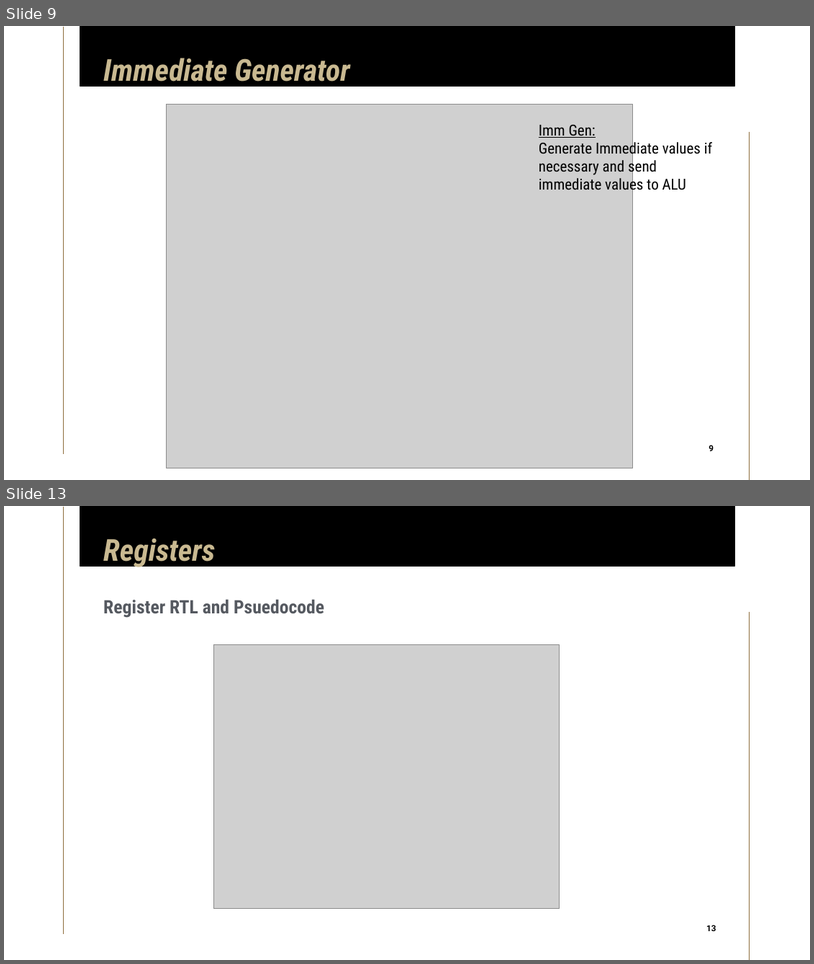
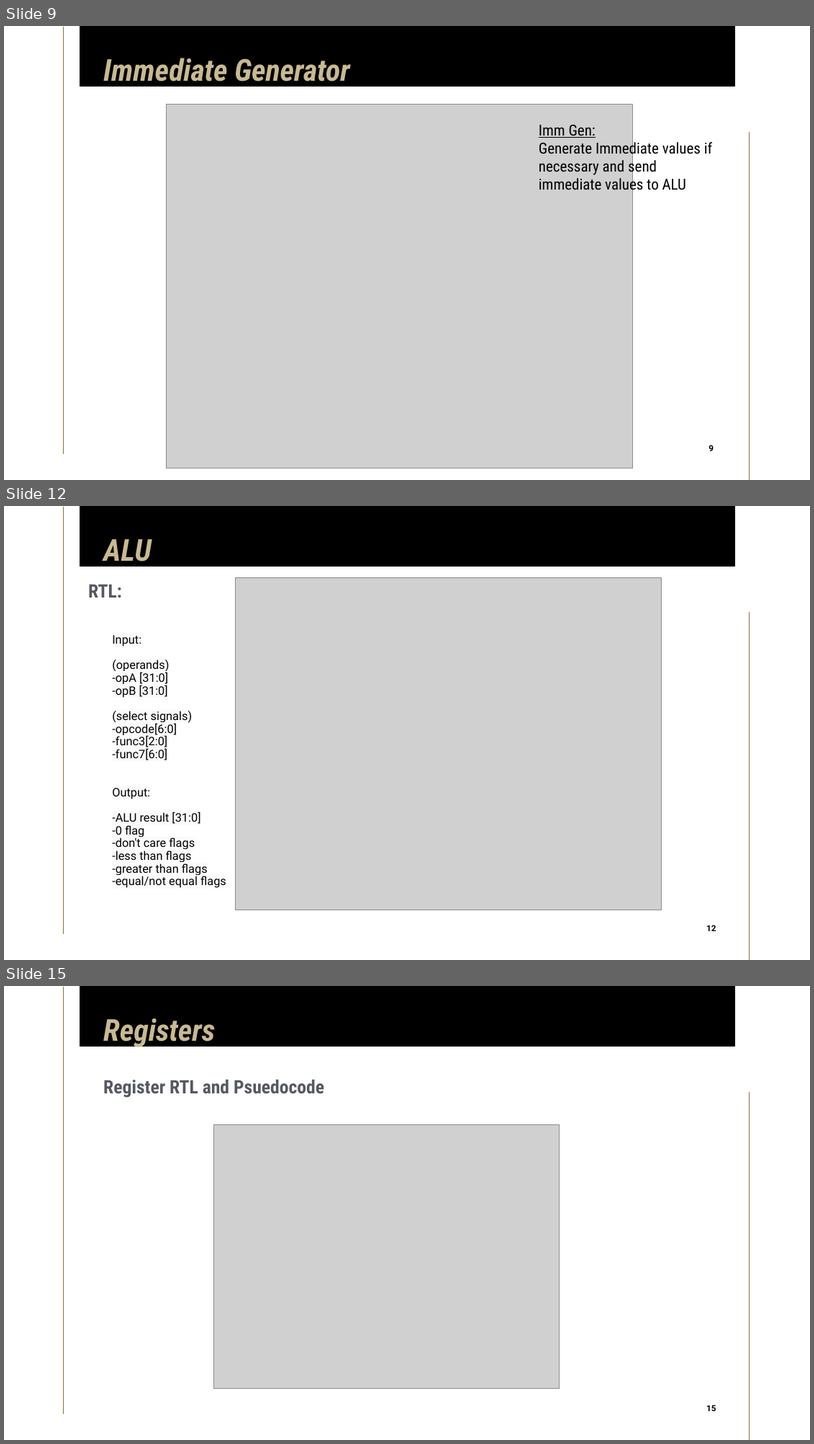
Before and after one commit to limichael246/STARS_2024, a slide deck: Project_Proposal.pptx. Shown one above the other, each under a label of ours: slides 9 and 13 before the commit, slides 9, 12 and 15 after it; the slides between them are not shown. The pictures are 814x964 and 814x1444 pixels, drawn with LibreOffice and Linux fonts; fonts in the diff are those of the drawing; grey boxes stand for pictures. Boxes give left, top, right and bottom in pixels: in the first picture for what was removed or moved away, otherwise in the second. Text is boxed around its words. In the diff, an @@ line names an element or a change of style, - is before the commit and + after.

```diff
--- a/Project_Proposal.pptx
+++ b/Project_Proposal.pptx
@@ slide 12 added at bbox=[4, 506, 810, 960], background #FFFFFF; not listed: 3 template elements that a slide beside it also shows @@
@@ title added at bbox=[103, 539, 152, 568], 36 pt, text #C9B991, bold, italic @@
+ALU
@@ text added at bbox=[88, 584, 122, 597], 22 pt, text #555960, bold @@
+RTL:
@@ picture added at bbox=[235, 577, 661, 909] @@
@@ text added at bbox=[112, 635, 226, 888], 14 pt, text #000000 @@
+Input:
+(operands)
+-opA [31:0]
+-opB [31:0]
+(select signals)
+-opcode[6:0]
+-func3[2:0]
+-func7[6:0]
+Output:
+-ALU result [31:0]
+-0 flag
+-don't care flags
+-less than flags
+-greater than flags
+-equal/not equal flags
@@ page number added at bbox=[702, 921, 721, 936], 10 pt, text #000000, bold @@
+12
@@ what was slide 13 is now slide 15 @@
@@ page number at bbox=[707, 1404, 716, 1411]: text changed @@
-13
+15
```
Also in this commit, not shown: 2 slides changed, 2 other slides added, 1 slide removed.
